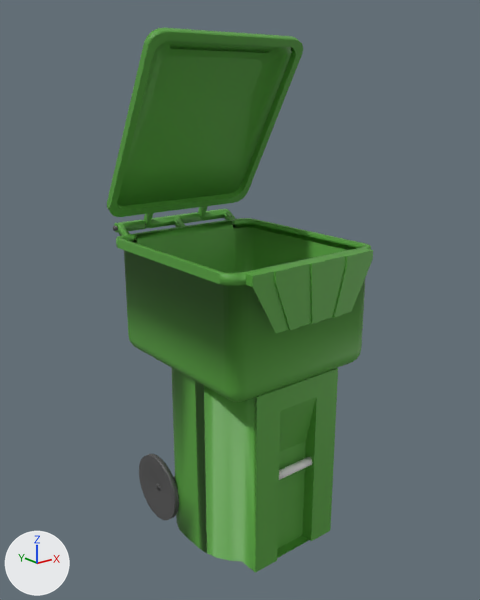
Two versions of the glTF model public/models/trash_green.glb, one commit apart.
Camera for both pictures: a 50 mm lens placed at (-5.85, -6.97, 6.5), pointed at (0.02, 0.37, 3.57). Lighting does not change. The marker at lower left points along +X, +Y and +Z. Where no turn or scale is listed for an object, it has been applied to the vertices. Vertices at the same position are counted once.

In view in the first picture: 'Green Lid', 'Green Trash Cart'.
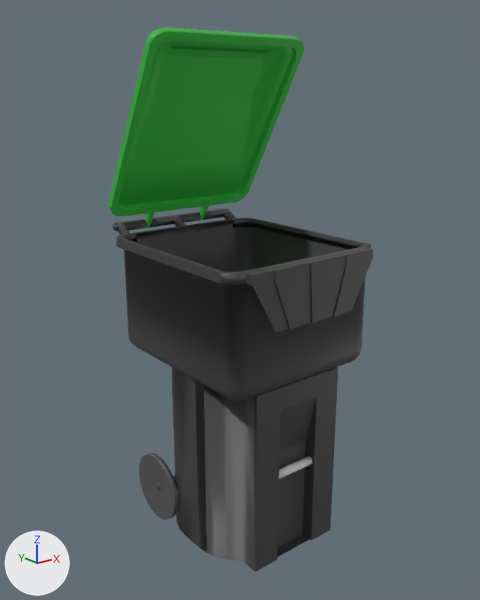
What the commit changed:
Material 'Material.007' (mat_material_007) is new.
Its base color is (0.0247, 0.429, 0.0332) (green #2caf33).
Its emission color is (0.00285, 0.0291, 0.00466) (dark green #09300f).
Its emission strength is 1.0.
Material 'Material.006' (mat_material_006) is new.
Its base color is (0.0495, 0.0495, 0.0495) (black #3f3f3f).
me_cylinder_001 has 244 vertices, 506 faces and spans x -1.29..1.3, y -1.62..0.07, z -0.07..2.74.
me_cylinder_001 no longer uses material mat_material_002 (green #56a13d).
me_cylinder_001 now uses material mat_material_007 (green #2caf33).
me_cylinder has 907 vertices, 1784 faces and spans x -1.31..1.28, y -1.43..1.9, z -2.11..2.5.
me_cylinder is used by ob_green_trash_cart; location (0.0, 0.18, 2.09).
me_cylinder part 1: 780 faces spanning x -1.31..1.28, y -1.43..1.9, z -2.1..2.5 switch from mat_material_001 (green #56a13d) to mat_material_006 (black #3f3f3f).
Object 'Green Lid' (ob_green_lid) moves from (-0.02, 2.02, 4.53) to (0.0, 2.02, 4.53).
Object 'Green Trash Cart' (ob_green_trash_cart) moves from (0.0, 0.18, 2.09) to (0.0, 0.18, 2.1).

What differs and where, as boxes [x1, y1, x2, y2] in the pictures (480 x 600 px):
'Green Trash Cart', surface changed, moved (green to black)
    before: [113, 209, 373, 573]
    after: [113, 208, 373, 572]
'Green Lid', recoloured, moved
    before: [107, 28, 303, 229]
    after: [108, 27, 304, 228]
part 1 of me_cylinder, recoloured (green to black)
    both: [114, 210, 373, 572]
